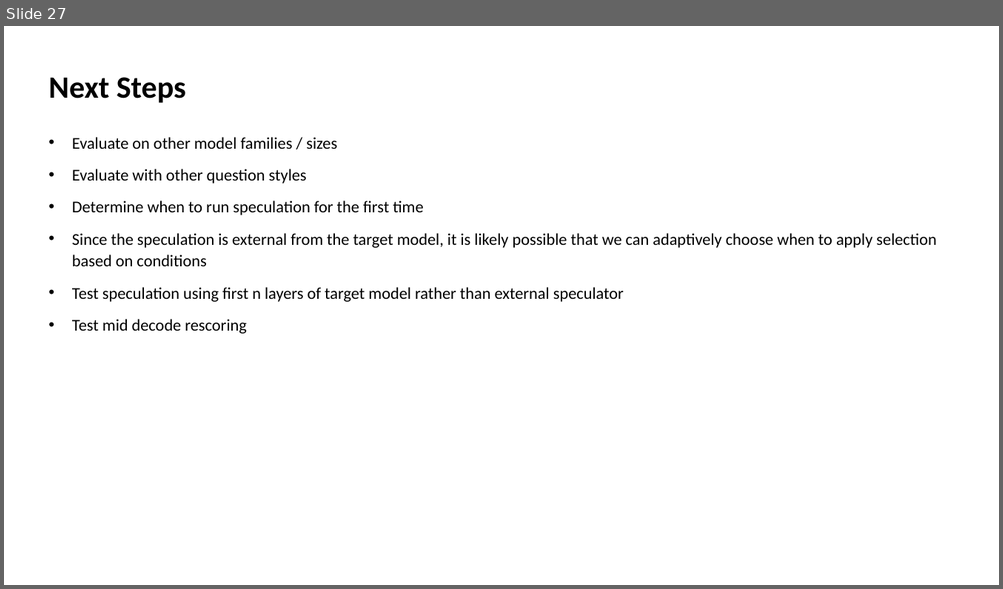
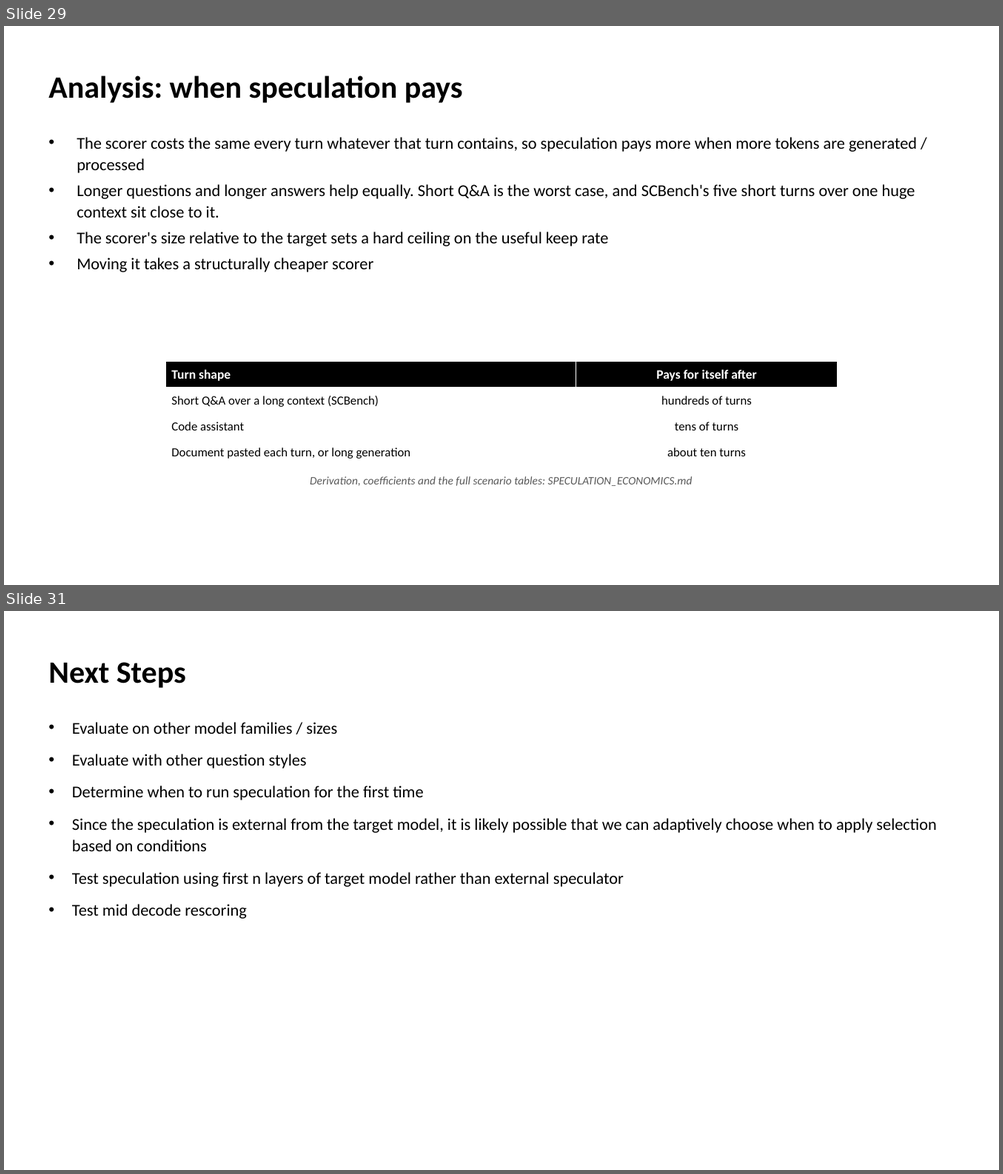
Before and after one commit to MS-Feeds/vllm-msn, a slide deck: benchmarks/spec_prefill_multi_turn/spec_prefill_multi_turn_template.pptx. Shown one above the other, each under a label of ours: slide 27 before the commit, slides 29 and 31 after it; the slides between them are not shown. The pictures are 1003x589 and 1003x1174 pixels, drawn with LibreOffice and Linux fonts; fonts in the diff are those of the drawing. Boxes give left, top, right and bottom in pixels: in the first picture for what was removed or moved away, otherwise in the second. Text is boxed around its words. In the diff, an @@ line names an element or a change of style, - is before the commit and + after.

```diff
--- a/benchmarks/spec_prefill_multi_turn/spec_prefill_multi_turn_template.pptx
+++ b/benchmarks/spec_prefill_multi_turn/spec_prefill_multi_turn_template.pptx
@@ slide 29 added at [4, 26, 999, 585], background #FFFFFF @@
@@ text added at [48, 76, 463, 103], 30 pt, text #000000, bold @@
+Analysis: when speculation pays
@@ text added at [77, 137, 916, 272], 16 pt, text #000000 @@
+• The scorer costs the same every turn whatever that turn contains, so speculation pays more when more tokens are generated / processed
+• Longer questions and longer answers help equally. Short Q&A is the worst case, and SCBench's five short turns over one huge context sit close to it.
+• The scorer's size relative to the target sets a hard ceiling on the useful keep rate
+• Moving it takes a structurally cheaper scorer
@@ table added at [166, 362, 837, 466], 4 rows, 2 columns @@
+Turn shape | Pays for itself after
+Short Q&A over a long context (SCBench) | hundreds of turns
+Code assistant | tens of turns
+Document pasted each turn, or long generation | about ten turns
@@ text added at [310, 477, 692, 486], 11 pt, text #595959, italic @@
+Derivation, coefficients and the full scenario tables: SPECULATION_ECONOMICS.md
@@ what was slide 27 is now slide 31 @@
```
Also in this commit, not shown: 10 slides changed, 5 other slides added, 2 slides removed, 12 other files.
